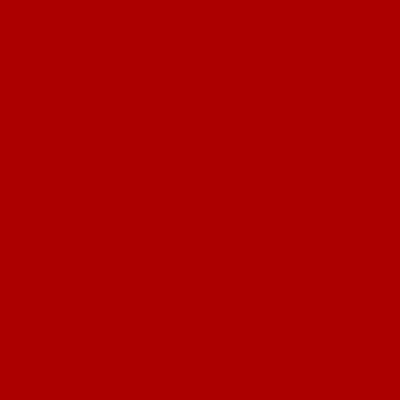
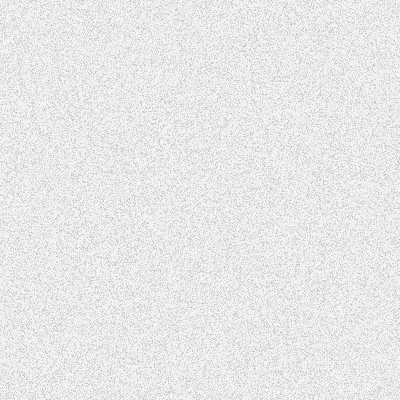
Layer changes from the first 400 x 400 image to the second:
renamed "Background" to "Noise", opacity 40% → 100%, moved it above "Yellow", painted on it over left=0, top=0, right=400, bottom=400
hid "Red", painted on it over left=0, top=0, right=400, bottom=400
hid "Layer" over left=0, top=0, right=400, bottom=400
